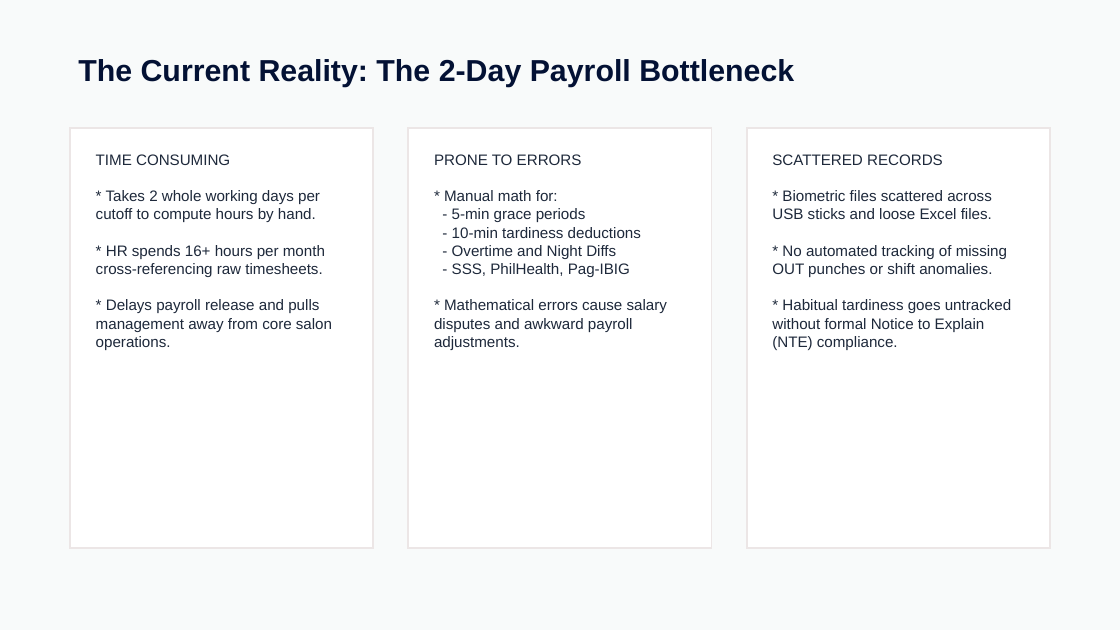
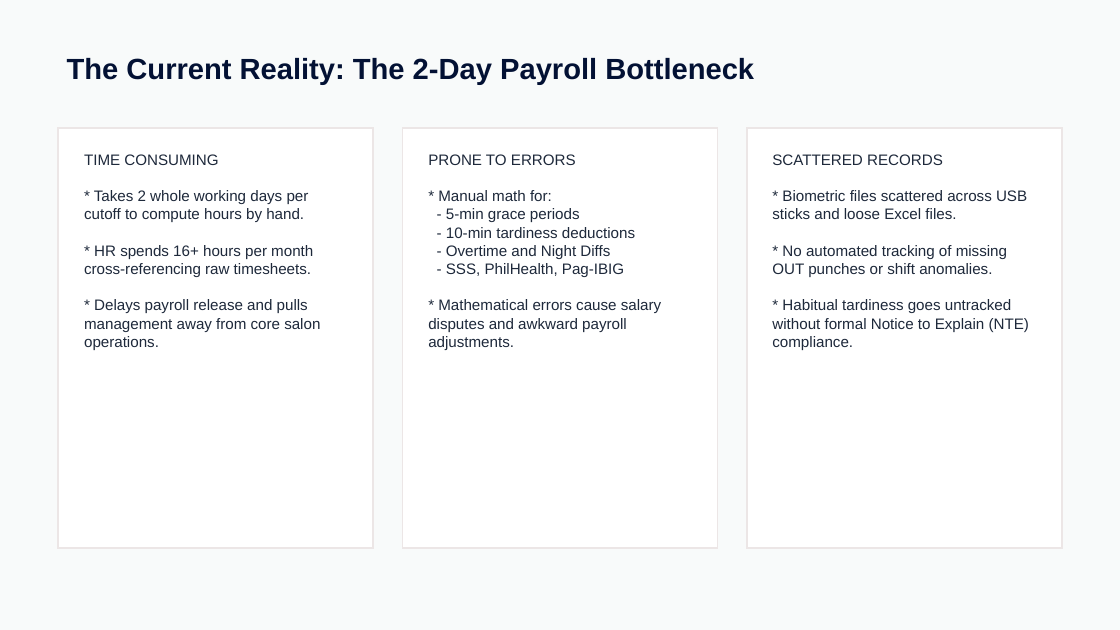
Before and after one commit to jasonvelasquez1410/laybare-payroll-system, a slide deck: slide 3 of ALRAJJ_LEGACY_Payroll_Demo_Presentation.pptx (slide 2 before the commit). Drawn at 1120x630 pixels with LibreOffice and Linux fonts; fonts in the diff are those of the drawing. Boxes give left, top, right and bottom in pixels: in the first picture for what was removed or moved away, otherwise in the second. Text is boxed around its words. In the diff, an @@ line names an element or a change of style, - is before the commit and + after.

```diff
--- a/ALRAJJ_LEGACY_Payroll_Demo_Presentation.pptx
+++ b/ALRAJJ_LEGACY_Payroll_Demo_Presentation.pptx
@@ text "The Current Reality: The 2-Day ...": place and size @@
-text "The Current Reality: The 2-Day ..." at bbox=[78, 59, 794, 87]
+text "The Current Reality: The 2-Day ..." at bbox=[67, 58, 754, 85]
@@ text "The Current Reality: The 2-Day ..." at bbox=[67, 58, 754, 85]: size 26 to 25 pt @@
@@ rectangle: place and size @@
-rectangle at bbox=[70, 129, 373, 549]
+rectangle at bbox=[58, 129, 373, 549]
@@ text "TIME CONSUMING": place and size @@
-text "TIME CONSUMING" at bbox=[96, 154, 332, 350]
+text "TIME CONSUMING" at bbox=[84, 154, 320, 350]
@@ rectangle: place and size @@
-rectangle at bbox=[408, 129, 712, 549]
+rectangle at bbox=[402, 129, 718, 549]
@@ text "PRONE TO ERRORS": place and size @@
-text "PRONE TO ERRORS" at bbox=[434, 154, 667, 350]
+text "PRONE TO ERRORS" at bbox=[428, 154, 661, 350]
@@ rectangle: place and size @@
-rectangle at bbox=[747, 129, 1050, 549]
+rectangle at bbox=[747, 129, 1062, 549]
@@ text "SCATTERED RECORDS" rewrapped from bbox=[772, 154, 1011, 350] to bbox=[772, 154, 1029, 350] @@
```
Also in this commit, not shown: 6 other slides changed, 2 slides added, 5 other files.
